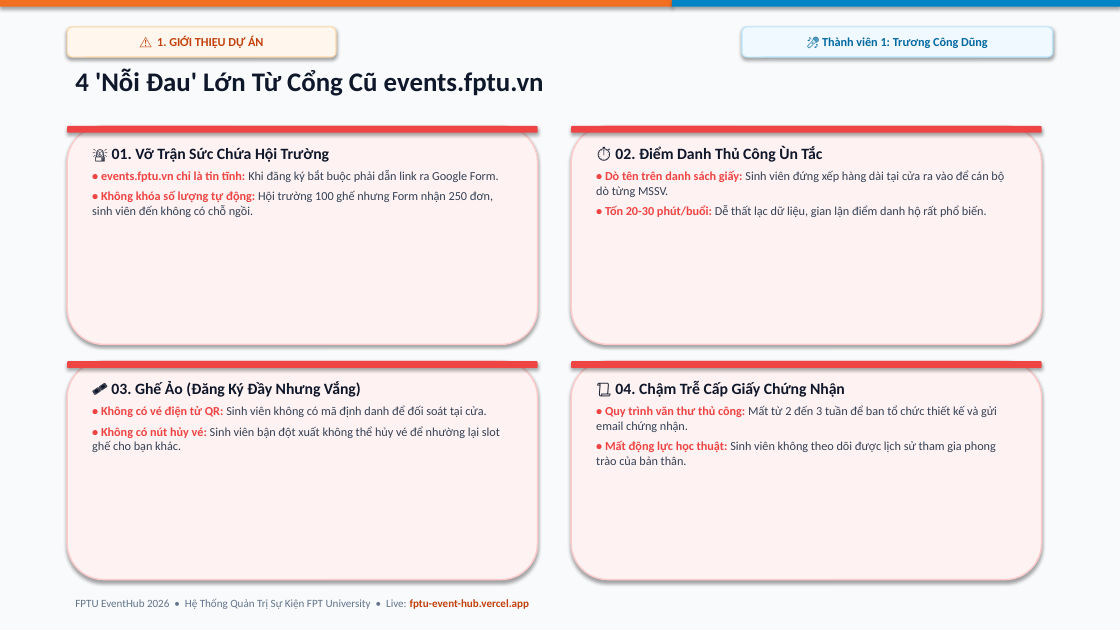
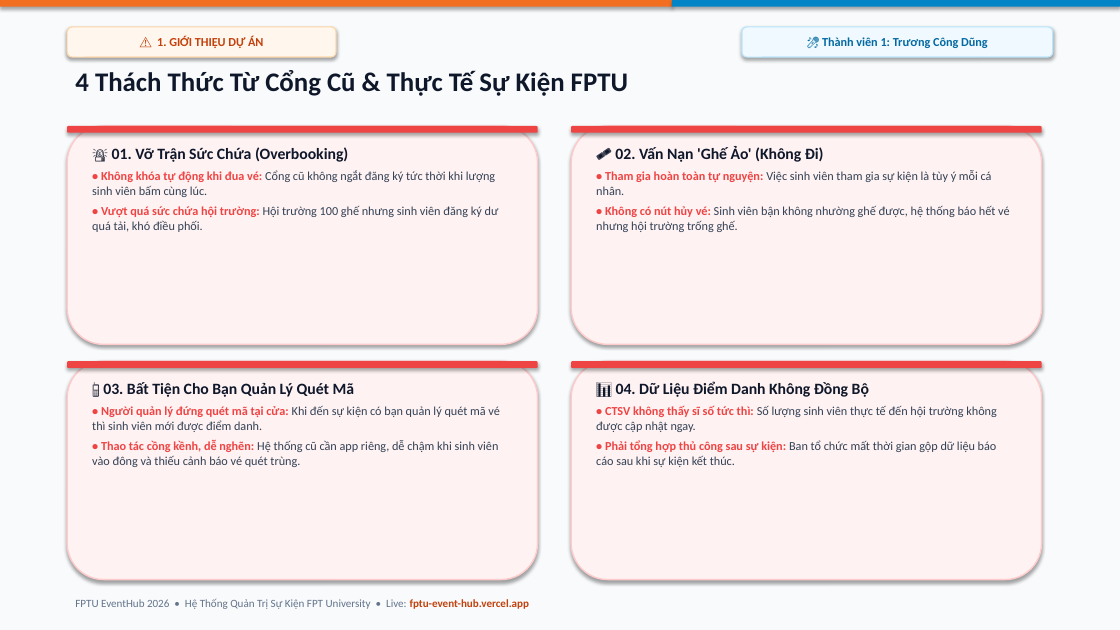
Before and after one commit to CongDung0506/FPTU-EventHub, a slide deck: slide 3 of SLIDE_THUYET_TRINH_FPTU_EVENTHUB_CANVA_BRIGHT.pptx. Drawn at 1120x630 pixels with LibreOffice and Linux fonts; fonts in the diff are those of the drawing. Boxes give left, top, right and bottom in pixels: in the first picture for what was removed or moved away, otherwise in the second. Text is boxed around its words. In the diff, an @@ line names an element or a change of style, - is before the commit and + after.

```diff
--- a/SLIDE_THUYET_TRINH_FPTU_EVENTHUB_CANVA_BRIGHT.pptx
+++ b/SLIDE_THUYET_TRINH_FPTU_EVENTHUB_CANVA_BRIGHT.pptx
@@ text at <box>75,70,628,96</box>: text changed @@
-4 'Nỗi Đau' Lớn Từ Cổng Cũ events.fptu.vn
+4 Thách Thức Từ Cổng Cũ & Thực Tế Sự Kiện FPTU
@@ text at <box>92,147,499,232</box>: text changed @@
-🚨 01. Vỡ Trận Sức Chứa Hội Trường
-• events.fptu.vn chỉ là tin tĩnh: Khi đăng ký bắt buộc phải dẫn link ra Google Form.
-• Không khóa số lượng tự động: Hội trường 100 ghế nhưng Form nhận 250 đơn, sinh viên đến không có chỗ ngồi.
+🚨 01. Vỡ Trận Sức Chứa (Overbooking)
+• Không khóa tự động khi đua vé: Cổng cũ không ngắt đăng ký tức thời khi lượng sinh viên bấm cùng lúc.
+• Vượt quá sức chứa hội trường: Hội trường 100 ghế nhưng sinh viên đăng ký dư quá tải, khó điều phối.
@@ text at <box>596,146,1009,232</box>: text changed @@
-⏱️ 02. Điểm Danh Thủ Công Ùn Tắc
-• Dò tên trên danh sách giấy: Sinh viên đứng xếp hàng dài tại cửa ra vào để cán bộ dò từng MSSV.
-• Tốn 20-30 phút/buổi: Dễ thất lạc dữ liệu, gian lận điểm danh hộ rất phổ biến.
+🎟️ 02. Vấn Nạn 'Ghế Ảo' (Không Đi)
+• Tham gia hoàn toàn tự nguyện: Việc sinh viên tham gia sự kiện là tùy ý mỗi cá nhân.
+• Không có nút hủy vé: Sinh viên bận không nhường ghế được, hệ thống báo hết vé nhưng hội trường trống ghế.
@@ text at <box>92,382,499,467</box>: text changed @@
-🎟️ 03. Ghế Ảo (Đăng Ký Đầy Nhưng Vắng)
-• Không có vé điện tử QR: Sinh viên không có mã định danh để đối soát tại cửa.
-• Không có nút hủy vé: Sinh viên bận đột xuất không thể hủy vé để nhường lại slot ghế cho bạn khác.
+📱 03. Bất Tiện Cho Bạn Quản Lý Quét Mã
+• Người quản lý đứng quét mã tại cửa: Khi đến sự kiện có bạn quản lý quét mã vé thì sinh viên mới được điểm danh.
+• Thao tác cồng kềnh, dễ nghẽn: Hệ thống cũ cần app riêng, dễ chậm khi sinh viên vào đông và thiếu cảnh báo vé quét trùng.
@@ text at <box>596,381,997,467</box>: text changed @@
-📜 04. Chậm Trễ Cấp Giấy Chứng Nhận
-• Quy trình văn thư thủ công: Mất từ 2 đến 3 tuần để ban tổ chức thiết kế và gửi email chứng nhận.
-• Mất động lực học thuật: Sinh viên không theo dõi được lịch sử tham gia phong trào của bản thân.
+📊 04. Dữ Liệu Điểm Danh Không Đồng Bộ
+• CTSV không thấy sĩ số tức thì: Số lượng sinh viên thực tế đến hội trường không được cập nhật ngay.
+• Phải tổng hợp thủ công sau sự kiện: Ban tổ chức mất thời gian gộp dữ liệu báo cáo sau khi sự kiện kết thúc.
```
Also in this commit, not shown: 2 other slides changed, 7 other files.
